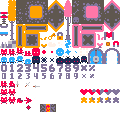
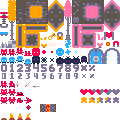
The second 120x120 image is a revision of the first. Changes to its layers:
painted on "tilemap_packed.png" over [1, 92, 31, 120]
